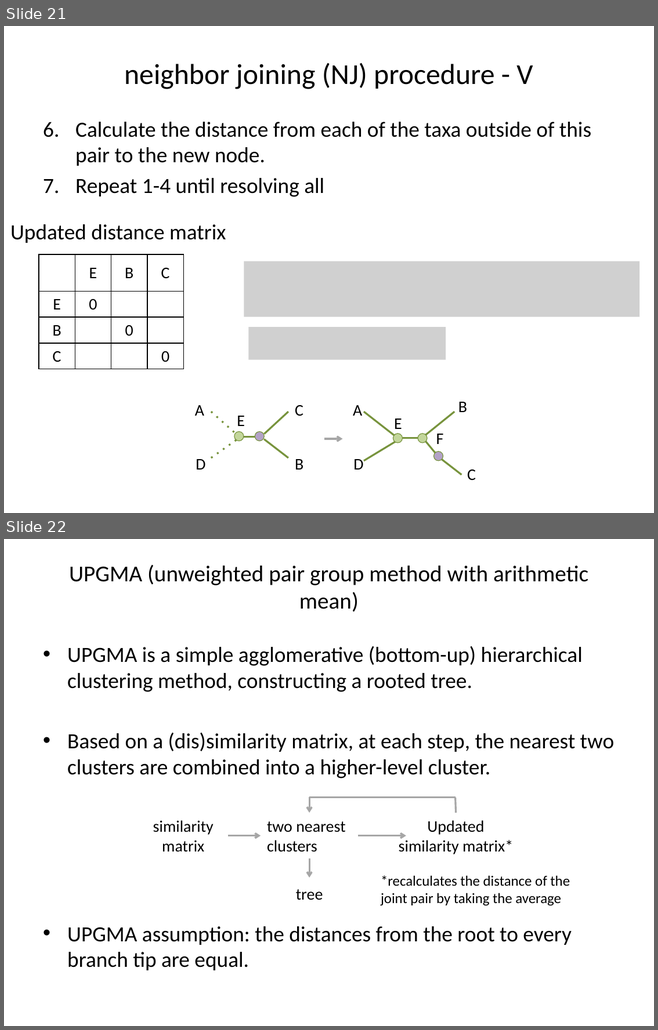
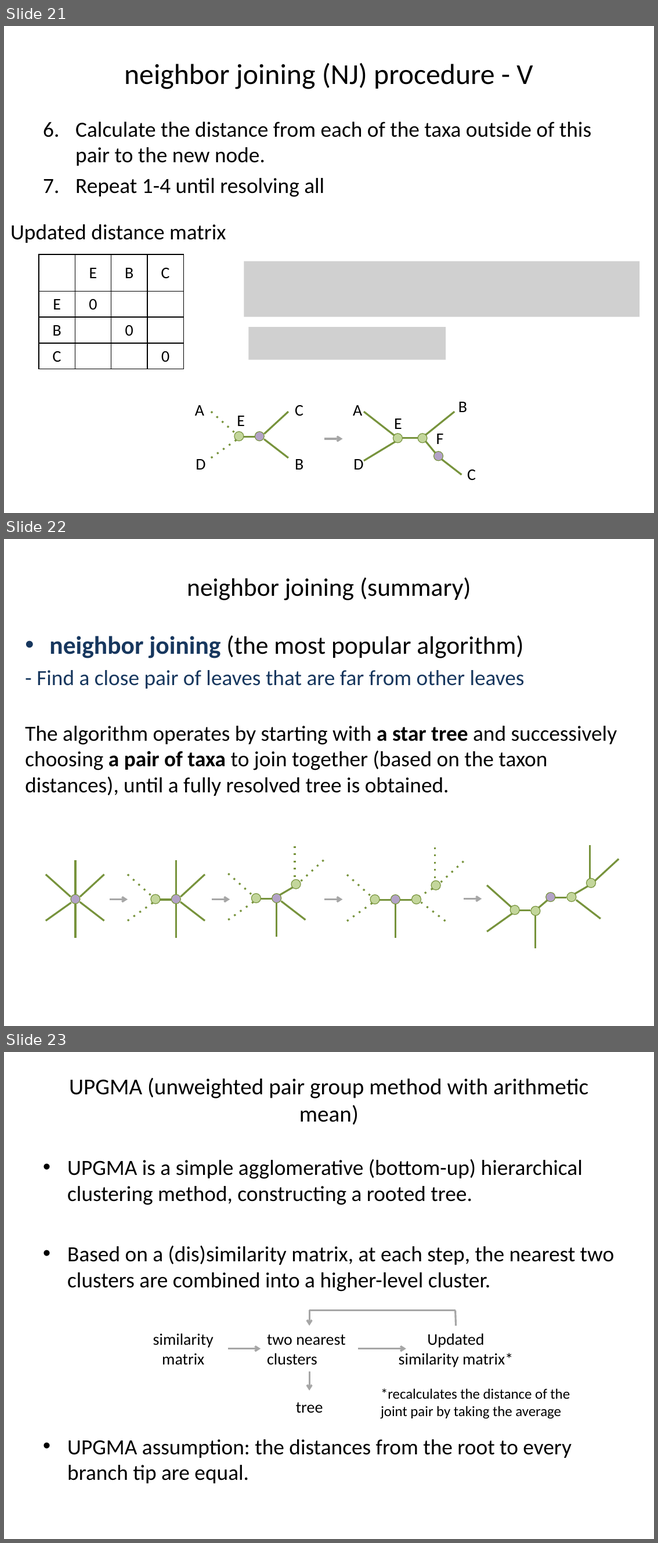
Before and after one commit to liu3zhenlab/teaching, a slide deck: PLPTH813Bioinformatis/2023/lectures/lecture10_phylogeny.pptx. Shown one above the other, each under a label of ours: slides 21 and 22 before the commit, slides 21, 22 and 23 after it. The pictures are 658x1030 and 658x1543 pixels, drawn with LibreOffice and Linux fonts; fonts in the diff are those of the drawing; grey boxes stand for pictures. Boxes give left, top, right and bottom in pixels: in the first picture for what was removed or moved away, otherwise in the second. Text is boxed around its words. In the diff, an @@ line names an element or a change of style, - is before the commit and + after.

```diff
--- a/PLPTH813Bioinformatis/2023/lectures/lecture10_phylogeny.pptx
+++ b/PLPTH813Bioinformatis/2023/lectures/lecture10_phylogeny.pptx
@@ slide 22 added at [4, 539, 654, 1026], background #FFFFFF @@
@@ title added at [187, 577, 471, 600], 28 pt, text #000000 @@
+neighbor joining (summary)
@@ text added at [25, 635, 617, 796], 24 pt, text #000000 @@
+• neighbor joining (the most popular algorithm)
+- Find a close pair of leaves that are far from other leaves
+The algorithm operates by starting with a star tree and successively choosing a pair of taxa to join together (based on the taxon distances), until a fully resolved tree is obtained.
@@ group added at [46, 860, 104, 938]: 6 lines, 1 ellipse @@
@@ group added at [109, 860, 205, 938]: 7 lines, 2 ellipses, 1 arrow @@
@@ group added at [212, 846, 324, 937]: 8 lines, 3 ellipses, 1 arrow @@
@@ group added at [324, 848, 463, 938]: 9 lines, 4 ellipses, 1 arrow @@
@@ group added at [463, 845, 619, 949]: 10 lines, 5 ellipses, 1 arrow @@
@@ what was slide 22 is now slide 23 @@
```
Also in this commit, not shown: 3 slides changed, 6 other files.
